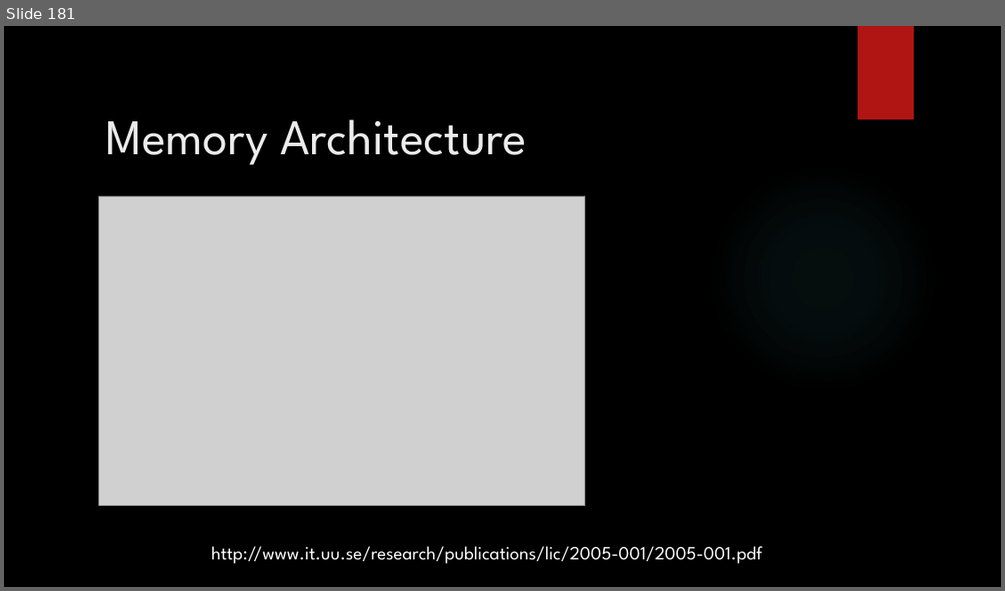
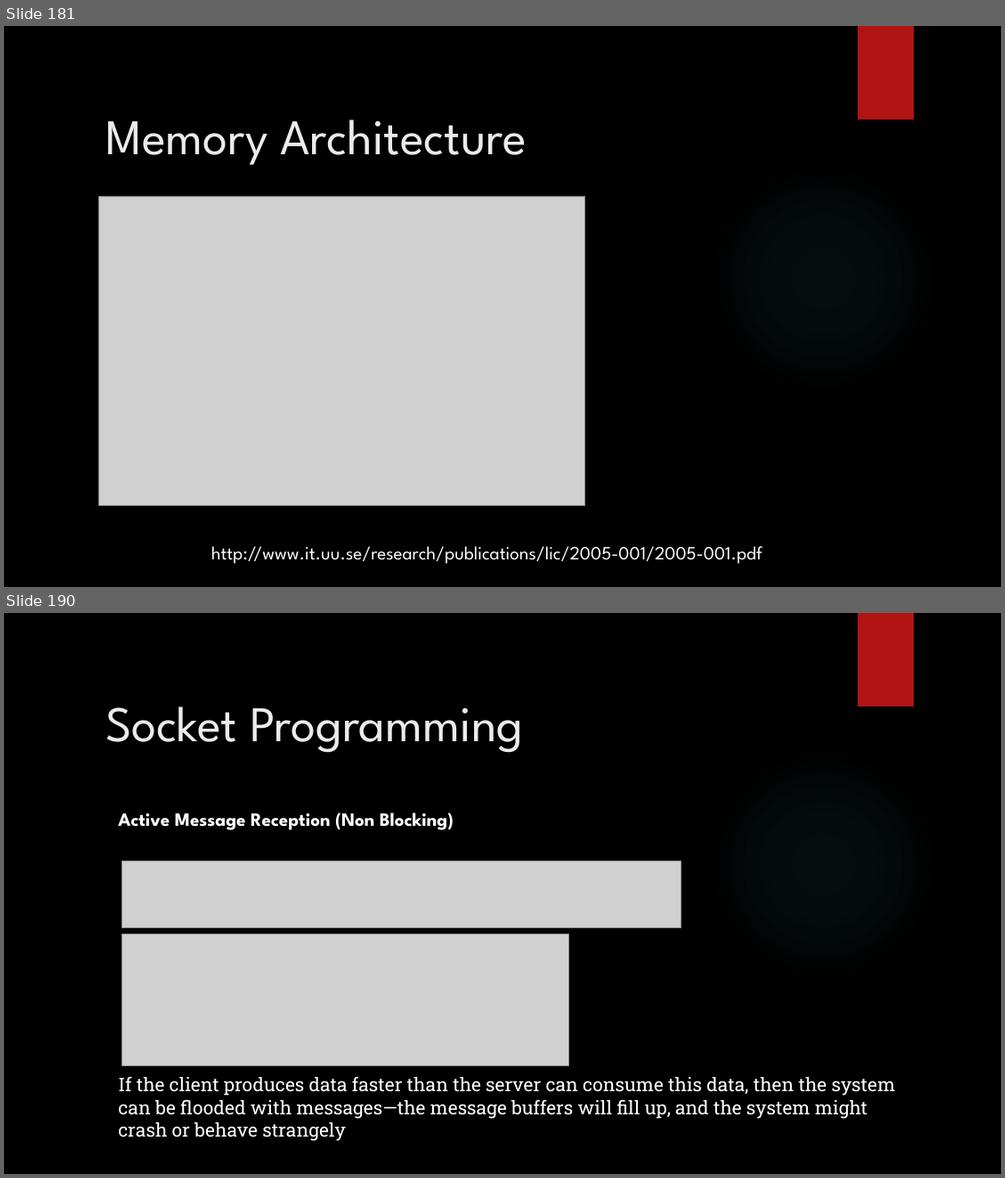
Before and after one commit to amadupu/ErlangTraining, a slide deck: ErlangTraining.pptx. Shown one above the other, each under a label of ours: slide 181 before the commit, slides 181 and 190 after it; the slides between them are not shown. The pictures are 1005x591 and 1005x1178 pixels, drawn with LibreOffice and Linux fonts; fonts in the diff are those of the drawing; grey boxes stand for pictures; background and template pictures are left out. Boxes give left, top, right and bottom in pixels: in the first picture for what was removed or moved away, otherwise in the second. Text is boxed around its words. In the diff, an @@ line names an element or a change of style, - is before the commit and + after.

```diff
--- a/ErlangTraining.pptx
+++ b/ErlangTraining.pptx
@@ slide 190 added at (4, 613, 1001, 1174), background picture (left out); not listed: 2 template elements that a slide beside it also shows @@
@@ title added at (105, 706, 523, 753), 48 pt, text #EBEBEB @@
+Socket Programming
@@ text added at (118, 812, 453, 830), 18 pt, text #FFFFFF, bold @@
+Active Message Reception (Non Blocking)
@@ picture added at (122, 861, 680, 929) @@
@@ picture added at (122, 934, 568, 1065) @@
@@ text added at (118, 1076, 896, 1141), 18 pt, text #FFFFFF @@
+If the client produces data faster than the server can consume this data, then the system can be flooded with messages—the message buffers will fill up, and the system might crash or behave strangely
```
Also in this commit, not shown: 68 other slides added.
